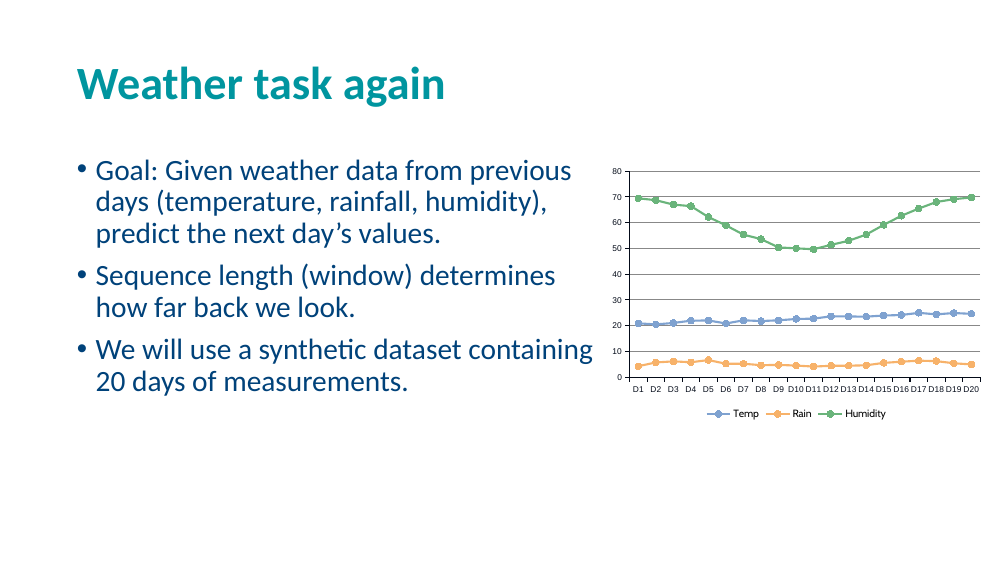
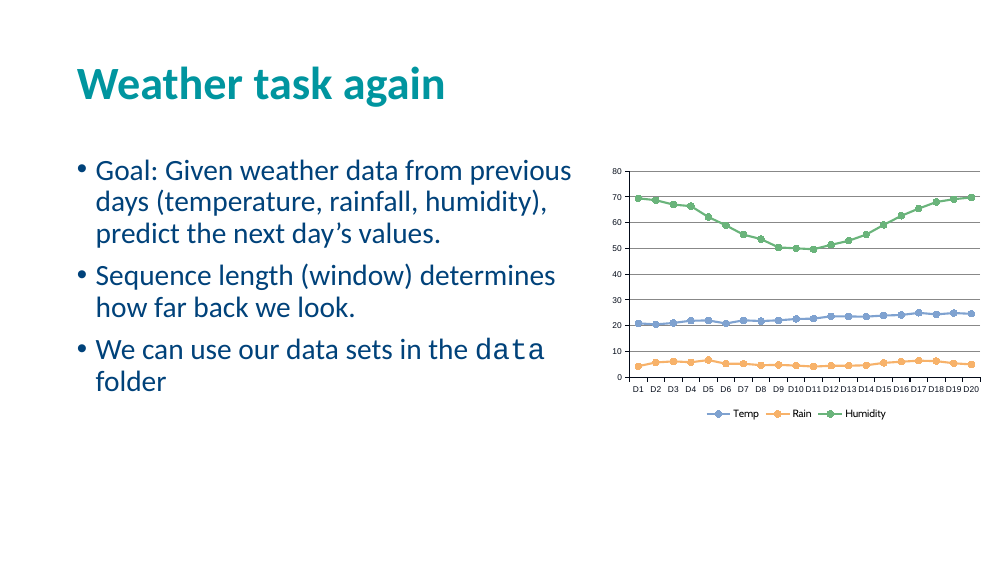
Before and after one commit to andrewcparnell/STAT41130, a slide deck: slide 10 of slides/day 3/D3C2_Transformers.pptx (slide 12 before the commit). Drawn at 1008x567 pixels with LibreOffice and Linux fonts; fonts in the diff are those of the drawing; background and template pictures are left out. Boxes give left, top, right and bottom in pixels: in the first picture for what was removed or moved away, otherwise in the second. Text is boxed around its words. In the diff, an @@ line names an element or a change of style, - is before the commit and + after.

```diff
--- a/slides/day 3/D3C2_Transformers.pptx
+++ b/slides/day 3/D3C2_Transformers.pptx
@@ text at (96, 338, 545, 392): text changed @@
-• We will use a synthetic dataset containing 20 days of measurements.
+• We can use our data sets in the data folder
```
Also in this commit, not shown: 9 other slides changed, 4 slides added, 7 slides removed, 2 other files.
